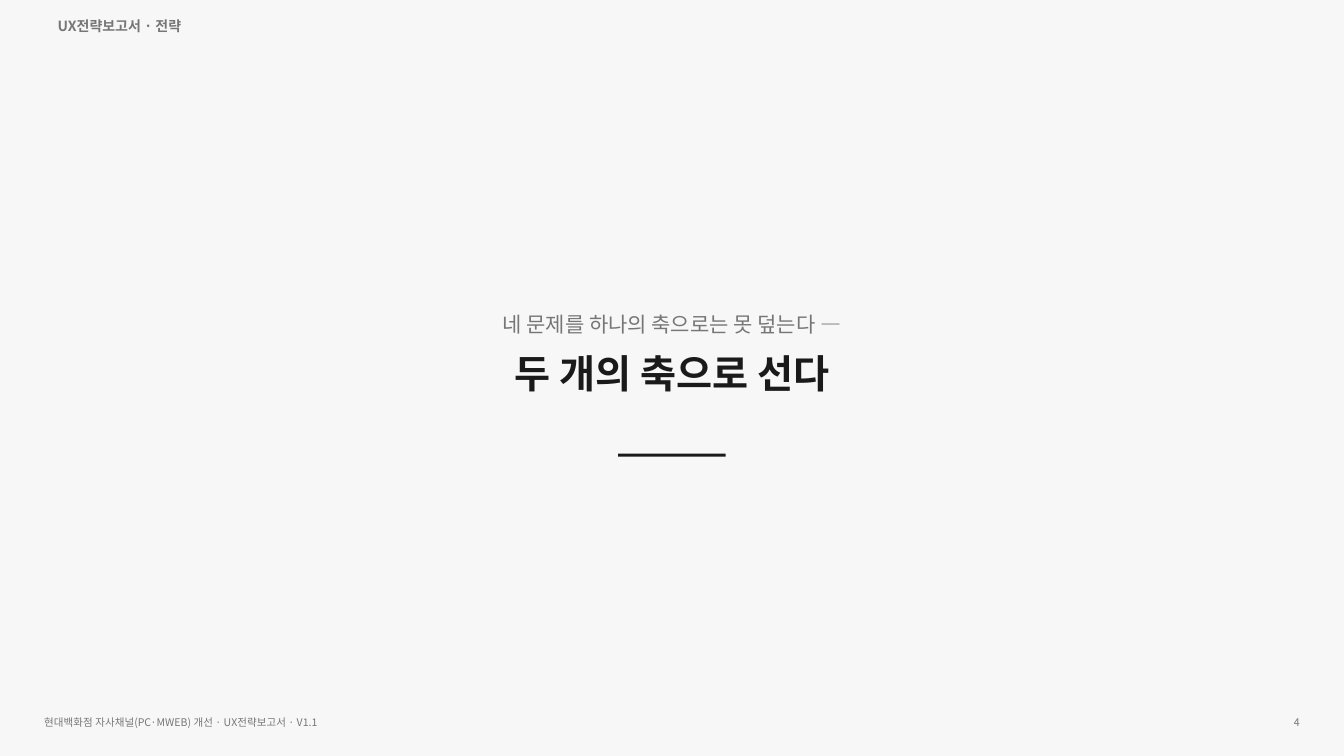
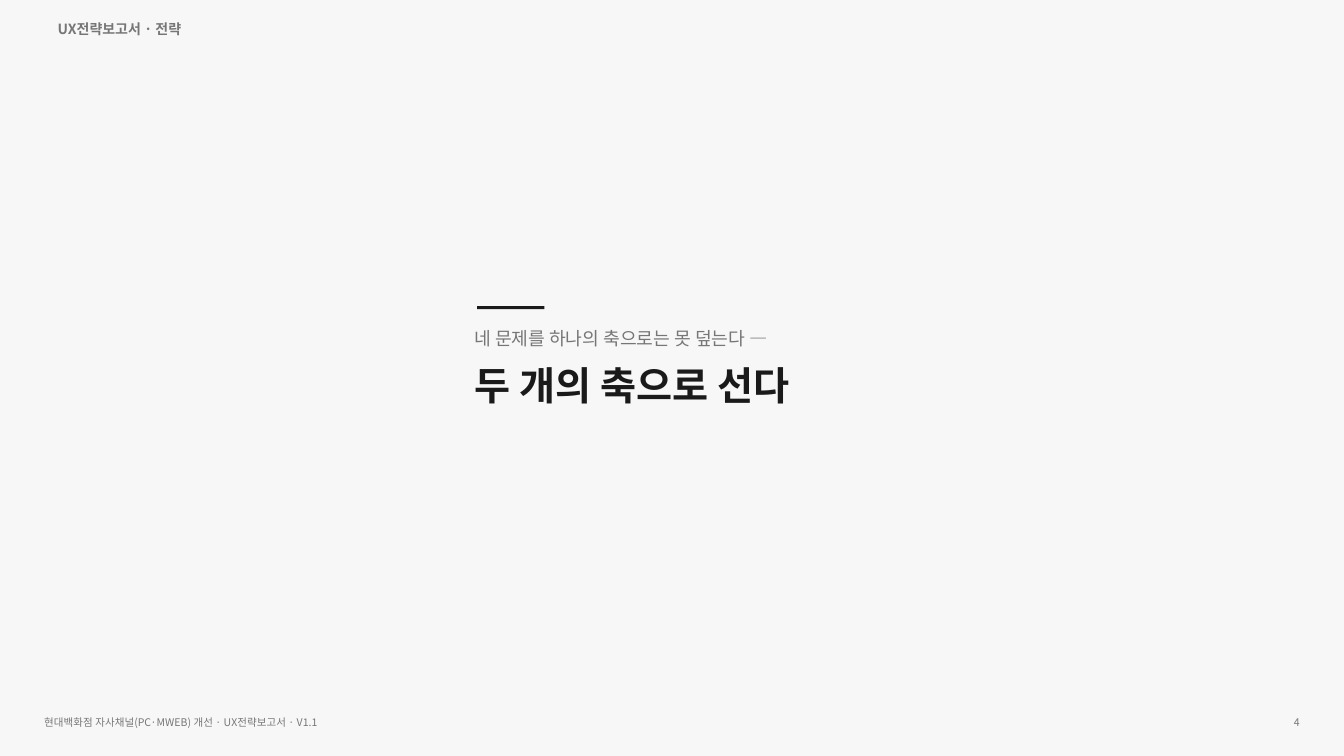
Before and after one commit to ddond-cmyk/ossp-sim-viewer, a slide deck: slide 6 of native/HDDS_UX전략보고서_V1.1.pptx. Drawn at 1344x756 pixels with LibreOffice and Linux fonts; fonts in the diff are those of the drawing. Boxes give left, top, right and bottom in pixels: in the first picture for what was removed or moved away, otherwise in the second. Text is boxed around its words. In the diff, an @@ line names an element or a change of style, - is before the commit and + after.

```diff
--- a/native/HDDS_UX전략보고서_V1.1.pptx
+++ b/native/HDDS_UX전략보고서_V1.1.pptx
@@ text "네 문제를 하나의 축으로는 못 ...": place and size @@
-text "네 문제를 하나의 축으로는 못 ..." at (502,314,816,334)
+text "네 문제를 하나의 축으로는 못 ..." at (474,330,745,347)
@@ text "네 문제를 하나의 축으로는 못 ..." at (474,330,745,347): size 15 to 13 pt; alignment centre to left @@
@@ rectangle added at (477,307,544,310), fill #1A1A1A @@
@@ text "두 개의 축으로 선다": place and size @@
-text "두 개의 축으로 선다" at (515,355,829,392)
+text "두 개의 축으로 선다" at (474,367,789,404)
@@ text "두 개의 축으로 선다" at (474,367,789,404): alignment centre to left @@
@@ rectangle removed at (618,454,726,457) @@
```
Also in this commit, not shown: 2 other slides changed, 11 other files.
